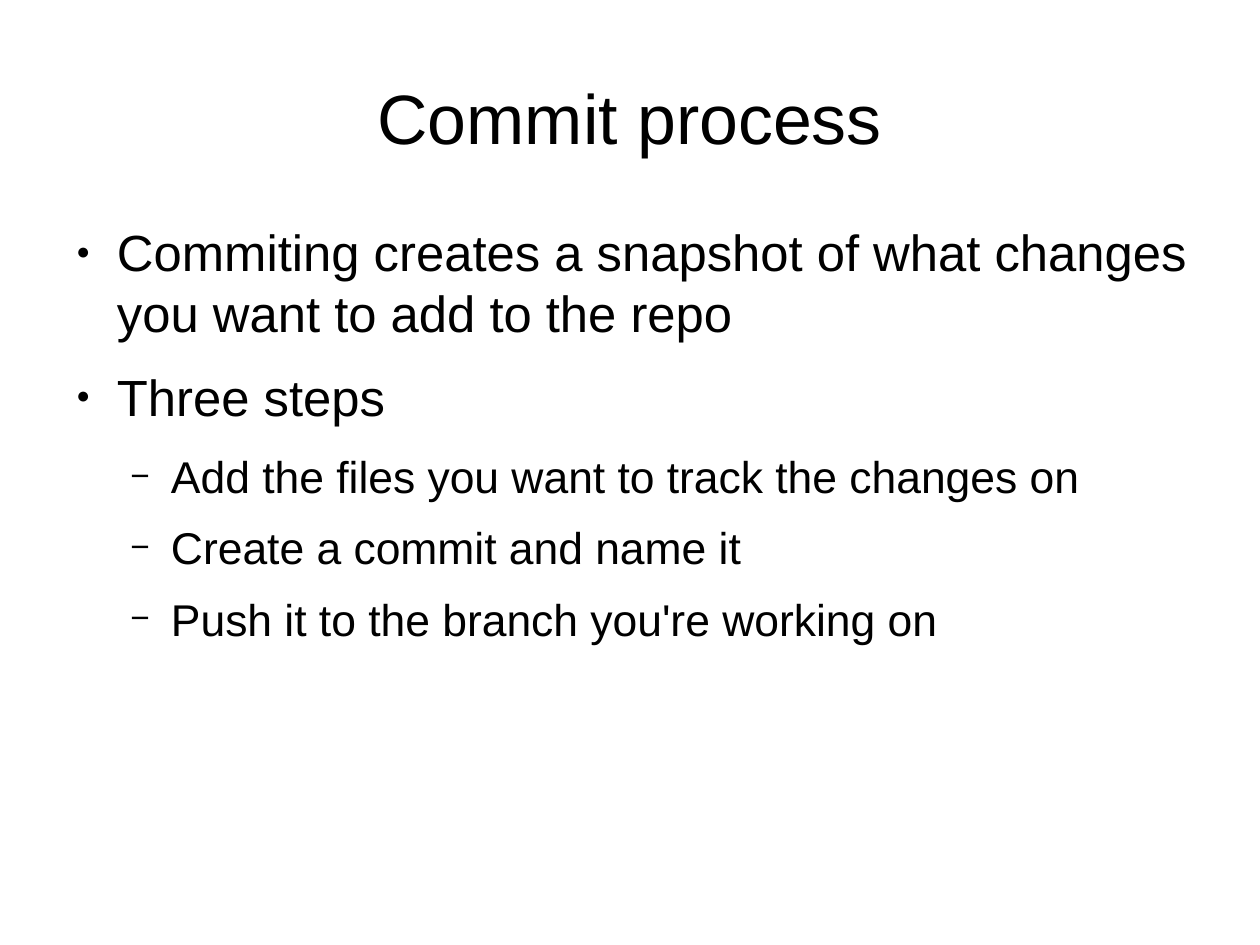
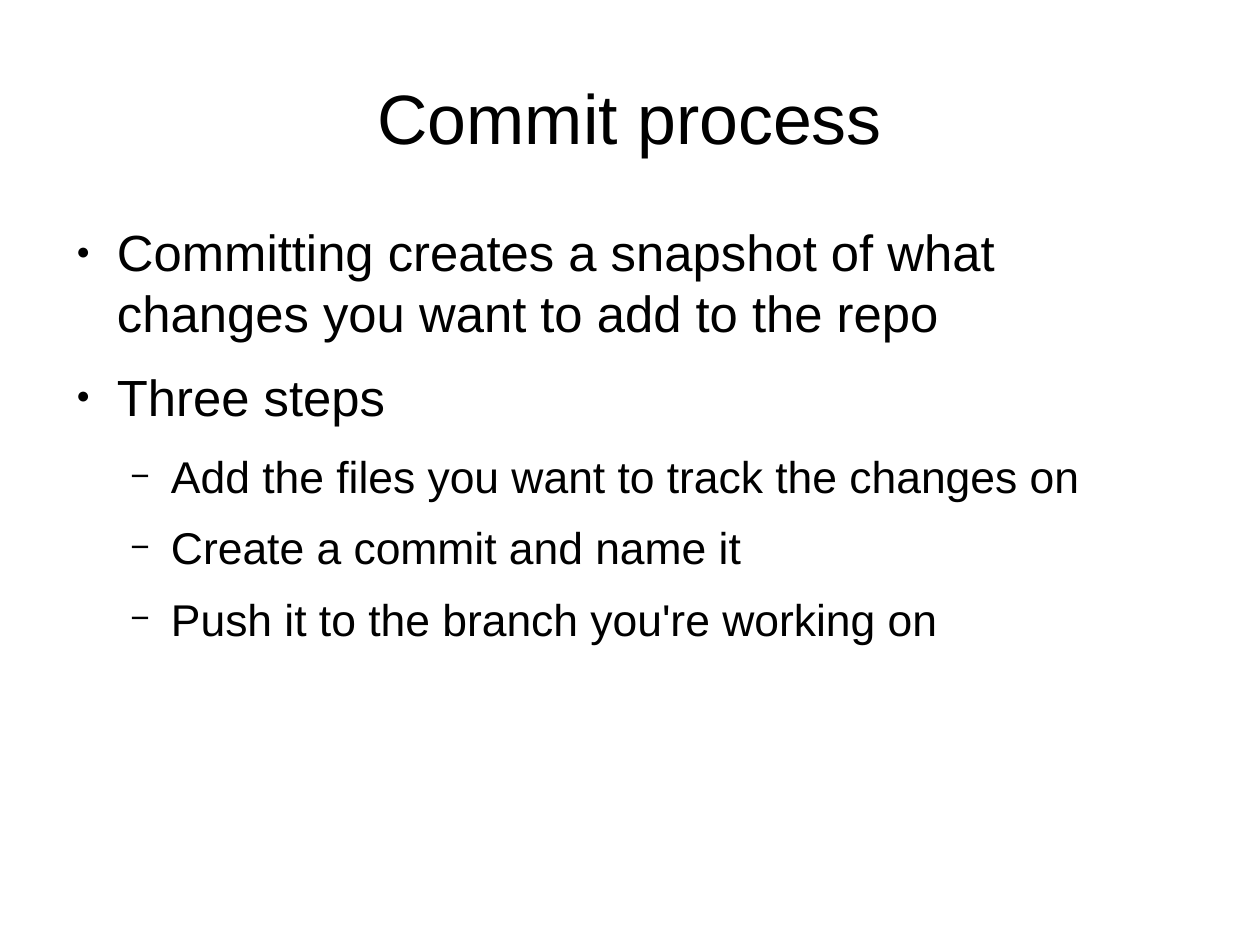
Before and after one commit to UMKCRobotics/Chris-Git-Presentation, a slide deck: slide 8 of presentation.odp. Drawn at 1260x945 pixels with LibreOffice and Linux fonts; fonts in the diff are those of the drawing. Boxes give left, top, right and bottom in pixels: in the first picture for what was removed or moved away, otherwise in the second. Text is boxed around its words. In the diff, an @@ line names an element or a change of style, - is before the commit and + after.

```diff
--- a/presentation.odp
+++ b/presentation.odp
@@ text at [117,234,994,343]: text changed @@
-● Commiting creates a snapshot of what changes you want to add to the repo
+● Committing creates a snapshot of what changes you want to add to the repo
```
Also in this commit, not shown: 11 other slides changed, 1 slide added.
